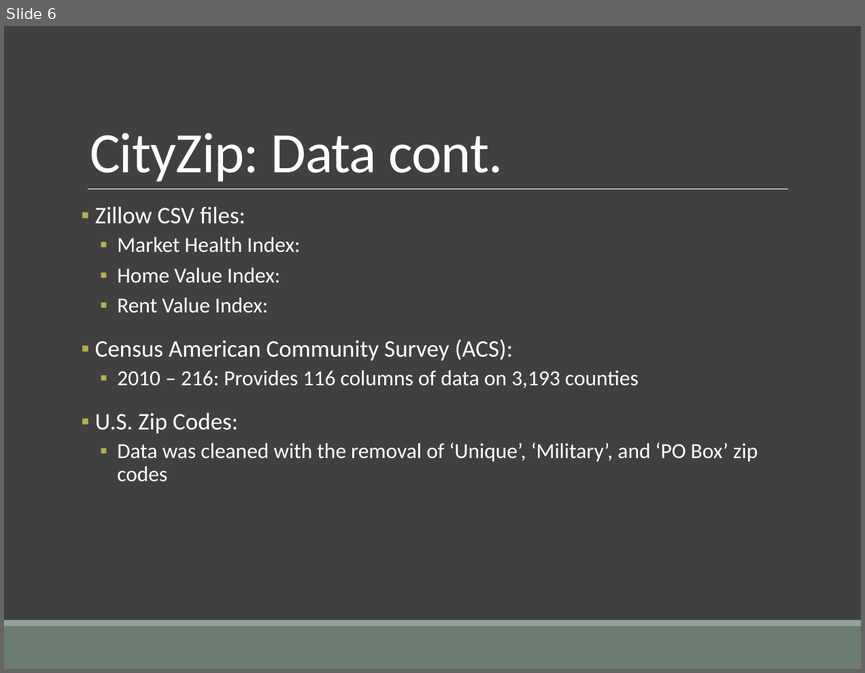
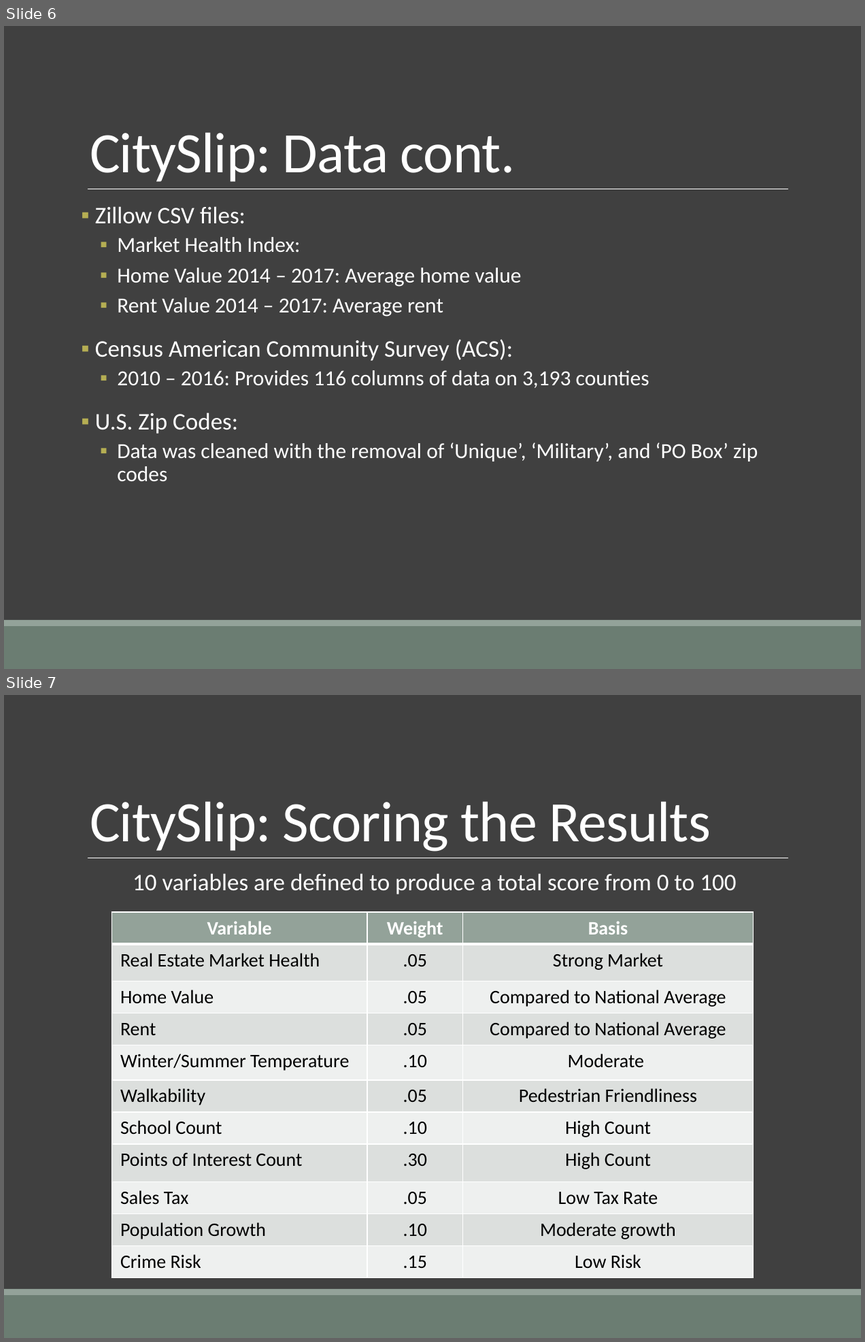
Before and after one commit to miriambrk/CityScore-ZipSlip-, a slide deck: CityZip_Presentation.pptx. Shown one above the other, each under a label of ours: slide 6 before the commit, slides 6 and 7 after it. The pictures are 865x673 and 865x1342 pixels, drawn with LibreOffice and Linux fonts; fonts in the diff are those of the drawing. Boxes give left, top, right and bottom in pixels: in the first picture for what was removed or moved away, otherwise in the second. Text is boxed around its words. In the diff, an @@ line names an element or a change of style, - is before the commit and + after.

```diff
--- a/CityZip_Presentation.pptx
+++ b/CityZip_Presentation.pptx
@@ slide 7 added at box(4, 695, 861, 1338), background #404040; not listed: 3 template elements that a slide beside it also shows @@
@@ title added at box(90, 801, 711, 851), 48 pt, text #FFFFFF @@
+CitySlip: Scoring the Results
@@ text added at box(133, 873, 736, 894), 20 pt, text #FFFFFF @@
+10 variables are defined to produce a total score from 0 to 100
@@ table added at box(112, 912, 753, 1277), 11 rows, 3 columns @@
+Variable | Weight | Basis
+Real Estate Market Health | .05 | Strong Market
+Home Value | .05 | Compared to National Average
+Rent | .05 | Compared to National Average
+Winter/Summer Temperature | .10 | Moderate
+Walkability | .05 | Pedestrian Friendliness
+School Count | .10 | High Count
+Points of Interest Count | .30 | High Count
+Sales Tax | .05 | Low Tax Rate
+Population Growth | .10 | Moderate growth
+Crime Risk | .15 | Low Risk
@@ slide 6 changed as well @@
@@ title at box(90, 132, 515, 182): text changed @@
-CityZip: Data cont.
+CitySlip: Data cont.
@@ text at box(117, 267, 521, 316): text changed @@
-  ▪ Home Value Index:
-  ▪ Rent Value Index:
+  ▪ Home Value 2014 – 2017: Average home value
+  ▪ Rent Value 2014 – 2017: Average rent
@@ text at box(117, 370, 649, 388): text changed @@
-  ▪ 2010 – 216: Provides 116 columns of data on 3,193 counties
+  ▪ 2010 – 2016: Provides 116 columns of data on 3,193 counties
```
Also in this commit, not shown: 6 other slides changed, 1 slide removed.
